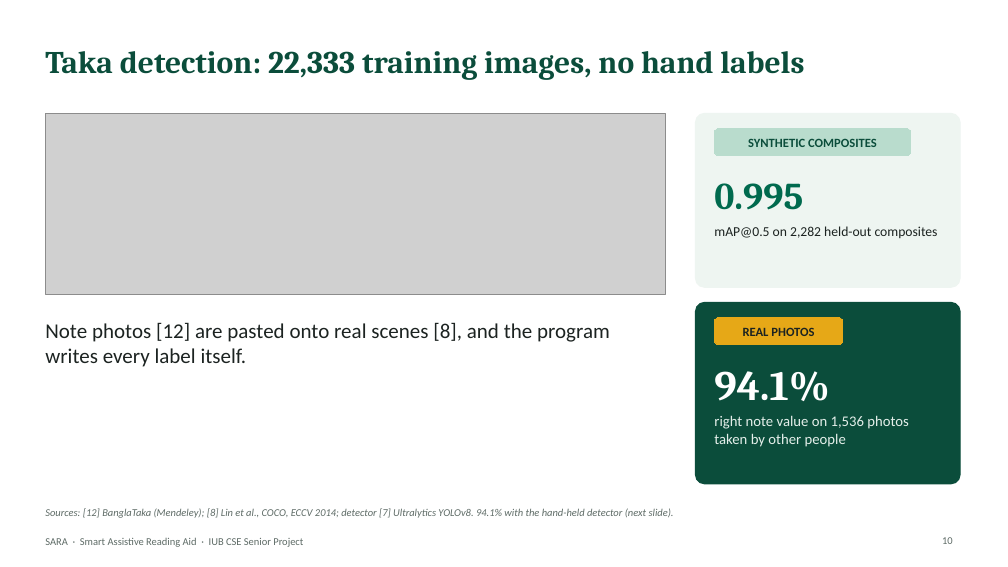
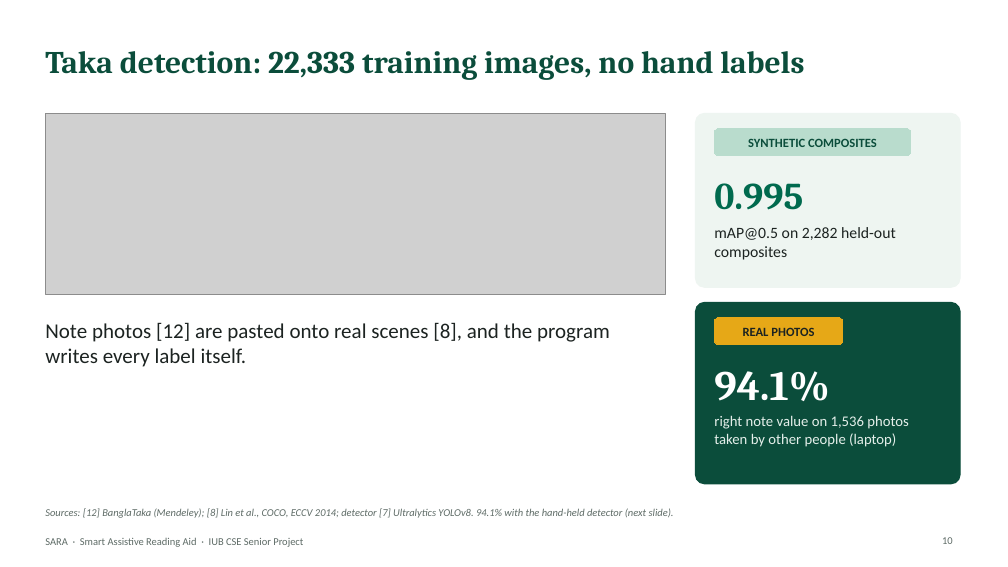
Before and after one commit to aflam330/Senior_project_wearable_glass_for_blind_people_using_ocr_and_ylo, a slide deck: slide 10 of Thesis Report and paper/thesis report/slides/SARA_Presentation.pptx. Drawn at 1008x567 pixels with LibreOffice and Linux fonts; fonts in the diff are those of the drawing; grey boxes stand for pictures. Boxes give left, top, right and bottom in pixels: in the first picture for what was removed or moved away, otherwise in the second. Text is boxed around its words. In the diff, an @@ line names an element or a change of style, - is before the commit and + after.

```diff
--- a/Thesis Report and paper/thesis report/slides/SARA_Presentation.pptx
+++ b/Thesis Report and paper/thesis report/slides/SARA_Presentation.pptx
@@ text "mAP@0.5 on 2,282 held-out composites" at box(714, 227, 896, 260): size 13 to 15 pt @@
@@ text at box(714, 415, 909, 447): text changed @@
-right note value on 1,536 photos taken by other people
+right note value on 1,536 photos taken by other people (laptop)
```
Also in this commit, not shown: 14 other slides changed, 6 other files.
